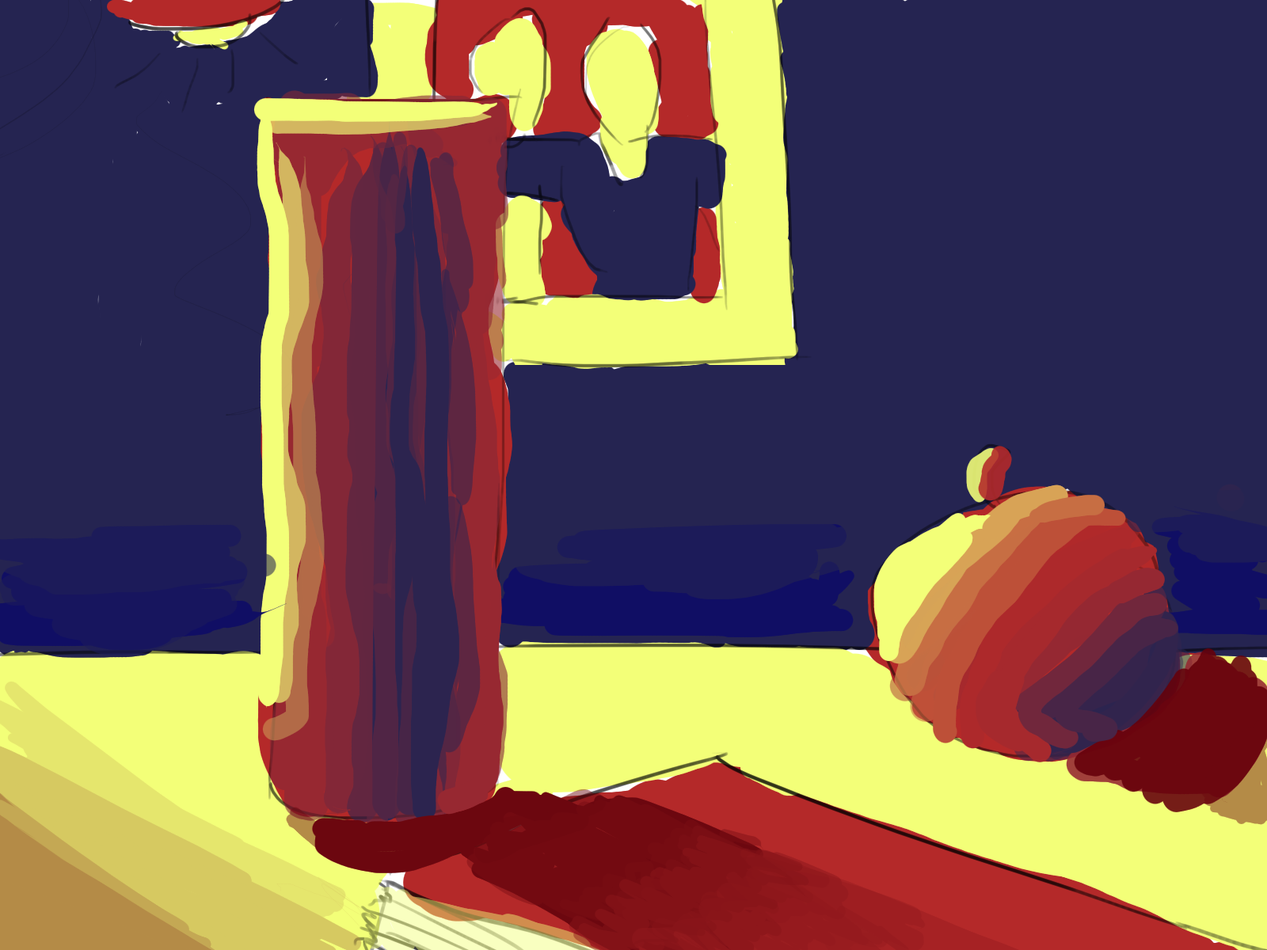
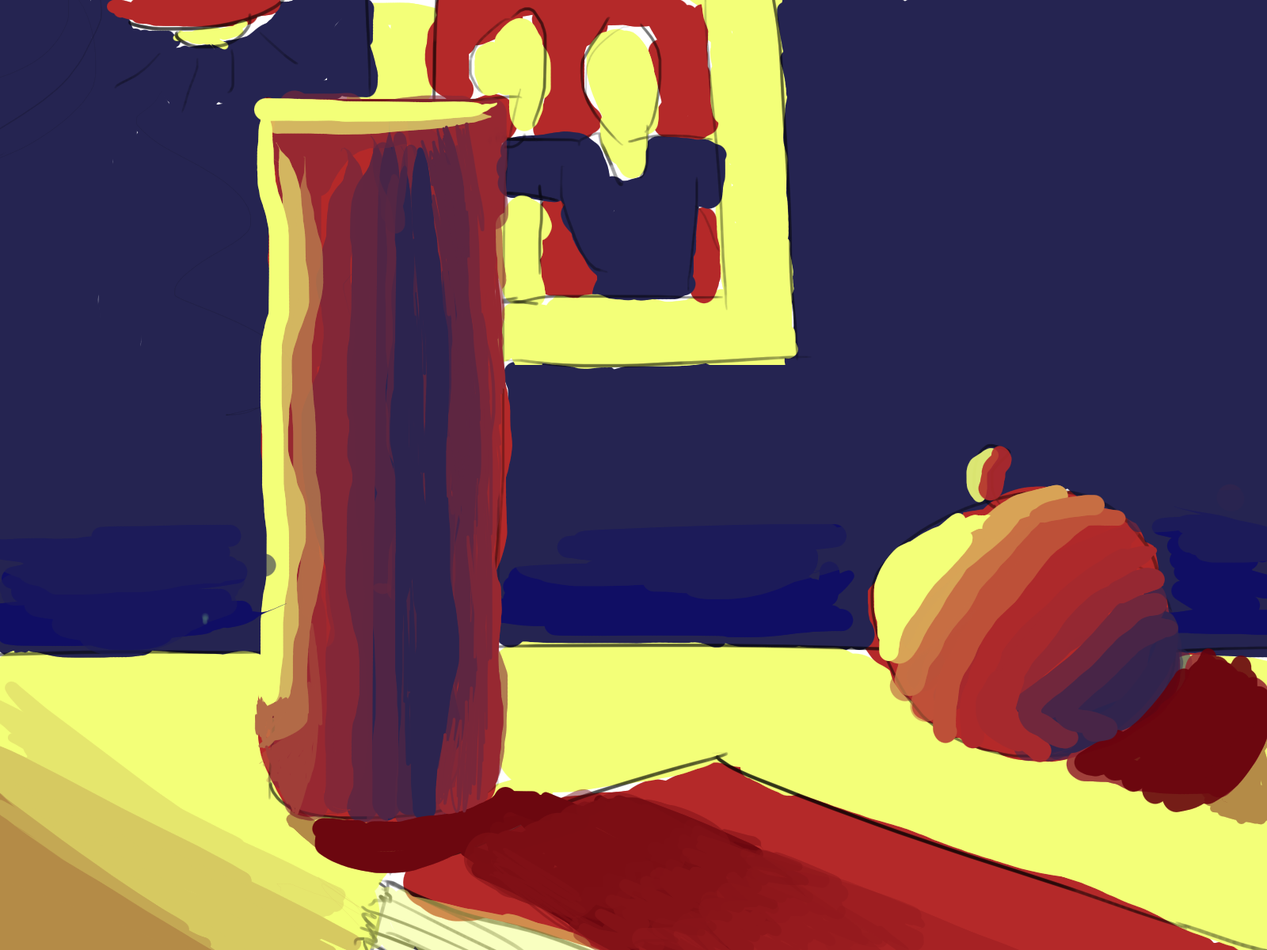
The second 1267px x 950px image is a revision of the first. Changes to its layers:
painted on "Shades" over (201, 121, 730, 933)
painted on "Outlines" over (201, 121, 730, 933)
painted on "Color" over (201, 121, 730, 933)
